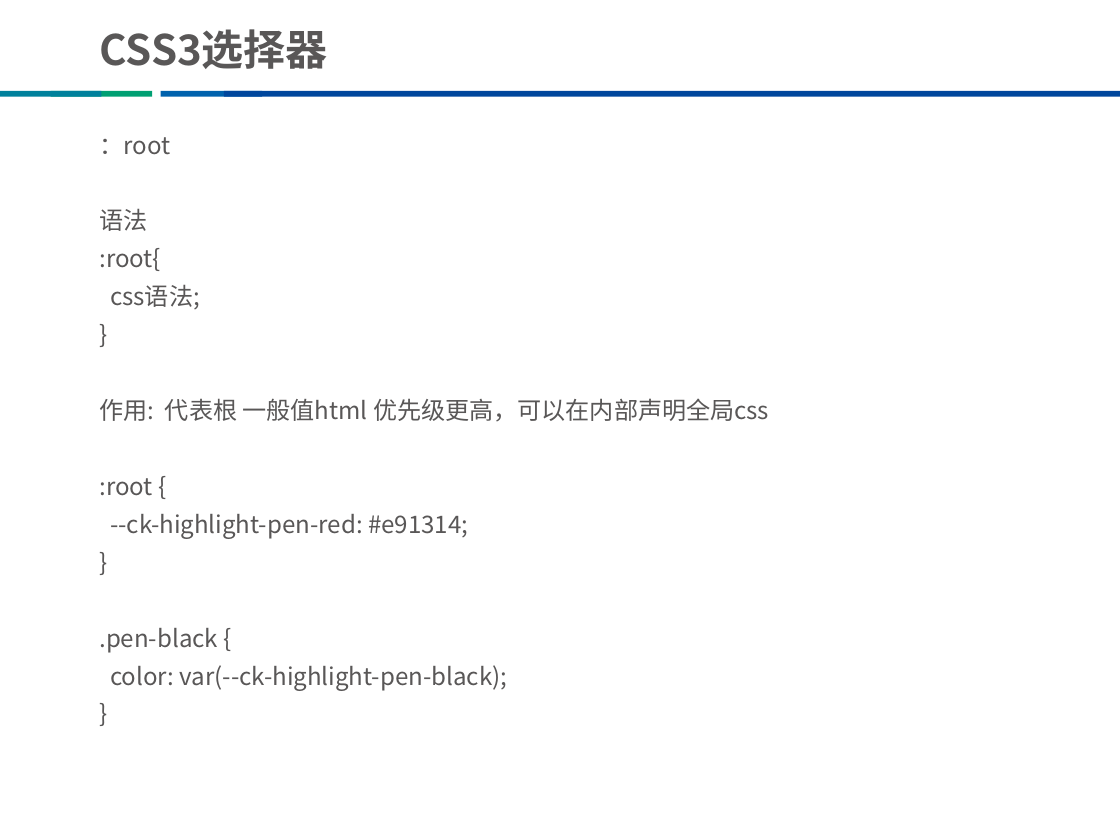
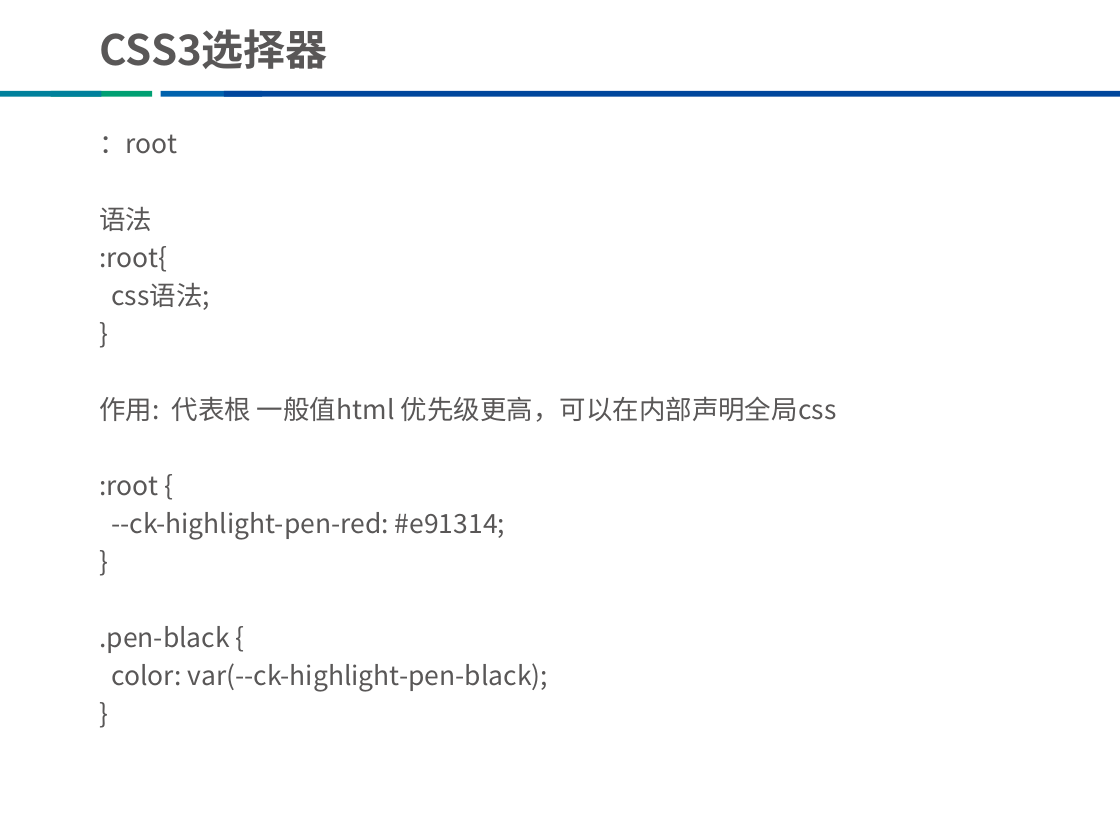
Before and after one commit to he8hepeng/thunisoftCli3, a slide deck: slide 2 of css教案（修改版）.pptx (slide 3 before the commit). Drawn at 1120x840 pixels with LibreOffice and Linux fonts; fonts in the diff are those of the drawing; background and template pictures are left out. Boxes give left, top, right and bottom in pixels: in the first picture for what was removed or moved away, otherwise in the second. Text is boxed around its words. In the diff, an @@ line names an element or a change of style, - is before the commit and + after.

```diff
--- a/css教案（修改版）.pptx
+++ b/css教案（修改版）.pptx
@@ text "：root" at (99,134,837,692): size 15.5 to 17 pt; line spacing 1.15 to 1.05 @@
```
Also in this commit, not shown: 10 other slides changed, 4 slides added, 1 slide removed, 1 other file.
